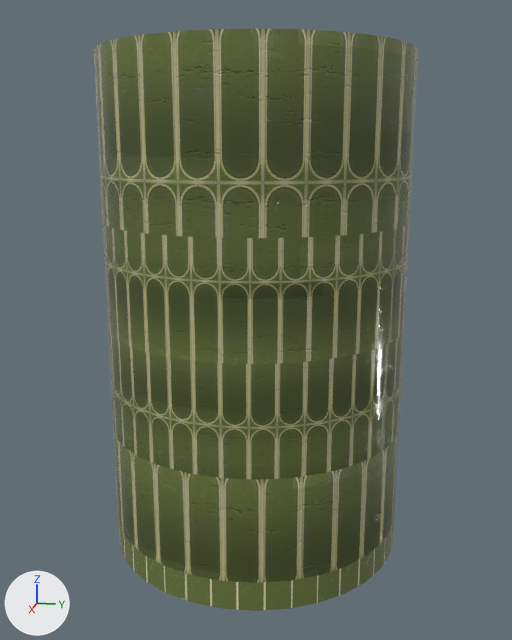
The FBX model Celestial Slayer (Unity File)/Assets/Art/Models/Environment/Buldings/CurvedWaterfall.fbx: old version first, new version second.
Rendered twice from a 50 mm lens placed at (249.0, 16.4, 82.1), pointed at (170.1, 0.6, 62.3). The lights are fixed; the arrows at lower left show +X, +Y and +Z. The older version comes first. Where no turn or scale is listed for an object, it has been applied to the vertices.

Before the edit, the objects in view are built like this:
```python
me_cylinder_008 = bpy.data.meshes.new('Cylinder.008')
me_cylinder_008.from_pydata(...)  # 276 vertices, 248 faces; spans x -11.4..7.5, y -18.8..18.8, z 14.3..76.3
# faces by material slot: [177, 7, 64]
me_cylinder_008.materials.append(mat_slate)
me_cylinder_008.materials.append(mat_greentile)
me_cylinder_008.materials.append(mat_terracota)
ob_cylinder_001 = bpy.data.objects.new('Cylinder.001', me_cylinder_008)
ob_cylinder_001.location = (172.6, -1.2, 16.3)
```
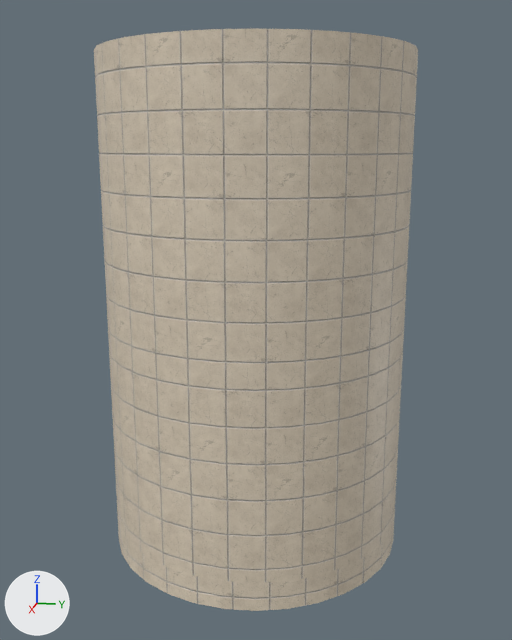
The newer file is also turned or shifted as a whole; pictures and numbers use the older file's frame.

What the commit changed:
Picture 'MarbleTiles_Low_DefaultMaterial_Normal.png' (img_marbletiles_low_defaultmaterial_normal_png) is new.
Picture 'MarbleTiles_Low_DefaultMaterial_MetallicSmoothness.png' (img_marbletiles_low_defaultmaterial_metallicsmoothness_png) is new.
Picture 'MarbleTiles_Low_DefaultMaterial_AlbedoTransparency.png' (img_marbletiles_low_defaultmaterial_albedotransparency_png) is new.
Picture '4WayTrimSheet_DefaultMaterial_Normal.png' (img_4waytrimsheet_defaultmaterial_normal_png) is new.
Picture '4WayTrimSheet_DefaultMaterial_BaseMap.png' (img_4waytrimsheet_defaultmaterial_basemap_png) is new.
Material 'SandStone' (mat_sandstone) is new.
Uses the picture img_marbletiles_low_defaultmaterial_albedotransparency_png.
Uses the picture img_marbletiles_low_defaultmaterial_metallicsmoothness_png.
Uses the picture img_marbletiles_low_defaultmaterial_normal_png.
Material 'Bronze' (mat_bronze) is new.
Uses the picture img_4waytrimsheet_defaultmaterial_basemap_png.
Uses the picture img_4waytrimsheet_defaultmaterial_normal_png.
me_cylinder_008 has 276 vertices, 248 faces and spans x -11.4..7.5, y -18.8..18.8, z 14.3..76.3.
me_cylinder_008 is used by ob_cylinder_001; location (172.6, -1.2, 16.3).
me_cylinder_008 part 1: all 177 faces that had it switch from mat_slate to mat_sandstone.
me_cylinder_008 part 2: texture (UV) coordinates of 240 of 248 faces, centred in x -11.4..7.3, y -18.6..18.6, z 14.3..76.3, changed; they spanned u -1.17..1.63, v 0.0..0.99 and now span u -2.74..2.61, v -0.69..2.34.
me_cylinder_008 no longer uses material mat_terracota.
me_cylinder_008 gains material mat_bronze.

Location of each change, [x1, y1, x2, y2] in pixels of the pictures (512 x 640 px):
'Cylinder.001', recoloured, surface changed (green to grey)
    both: [94, 28, 418, 611]
part 1 of me_cylinder_008, recoloured (green to grey)
    both: [94, 28, 418, 611]
part 2 of me_cylinder_008, surface changed (green to grey)
    both: [94, 28, 418, 611]
